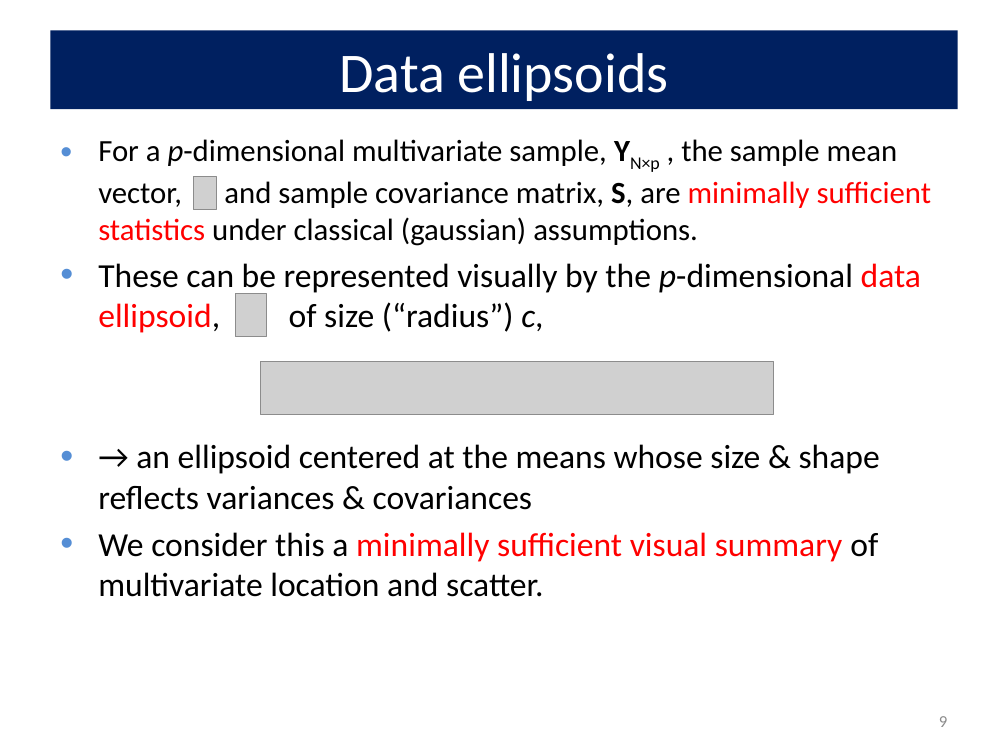
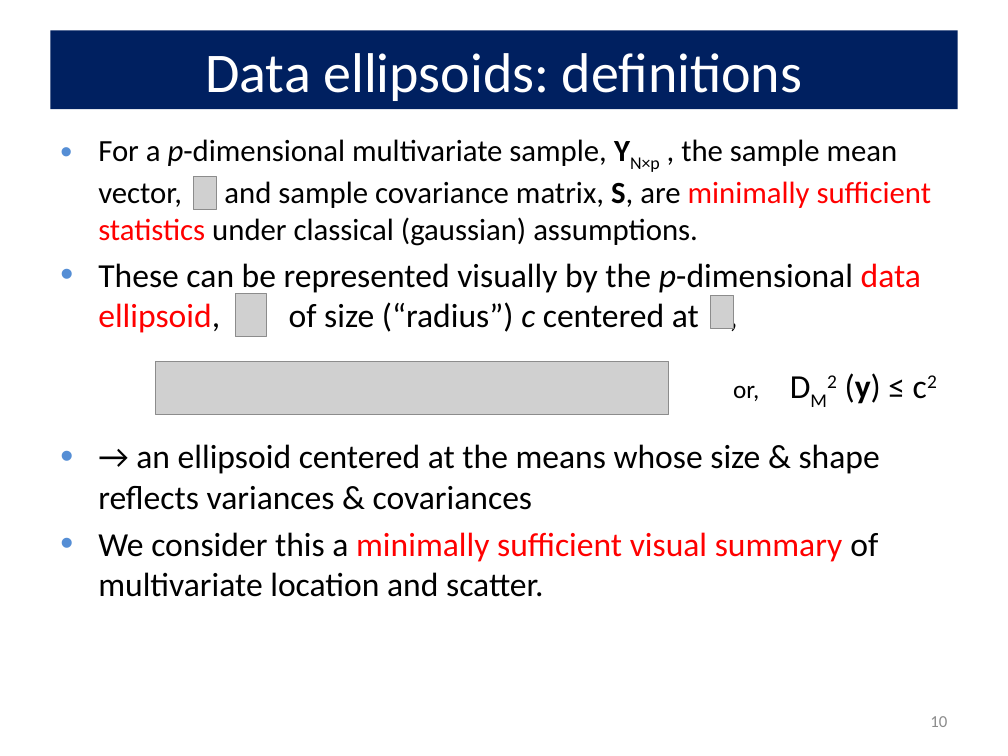
Before and after one commit to friendly/VisMLM-course, a slide deck: slide 10 of lectures/lecture2.pptx (slide 9 before the commit). Drawn at 1008x756 pixels with LibreOffice and Linux fonts; fonts in the diff are those of the drawing; grey boxes stand for pictures. Boxes give left, top, right and bottom in pixels: in the first picture for what was removed or moved away, otherwise in the second. Text is boxed around its words. In the diff, an @@ line names an element or a change of style, - is before the commit and + after.

Commit message:
work on lecture 2

```diff
--- a/lectures/lecture2.pptx
+++ b/lectures/lecture2.pptx
@@ title at [205,53,802,101]: text changed @@
-Data ellipsoids
+Data ellipsoids: definitions
@@ text at [98,263,921,333]: text changed @@
-• These can be represented visually by the p-dimensional data ellipsoid, of size (“radius”) c,
+• These can be represented visually by the p-dimensional data ellipsoid, of size (“radius”) c centered at ,
@@ picture added at [711,295,734,329] @@
@@ picture: place and size @@
-picture at [260,361,773,414]
+picture at [155,361,668,414]
@@ text added at [733,373,881,404], 24 pt, text #000000 @@
+or, DM2 (y) ≤ c2
@@ page number at [930,716,947,727]: text changed @@
-9
+10
```
Also in this commit, not shown: 4 other slides changed, 3 slides added, 10 other files.
